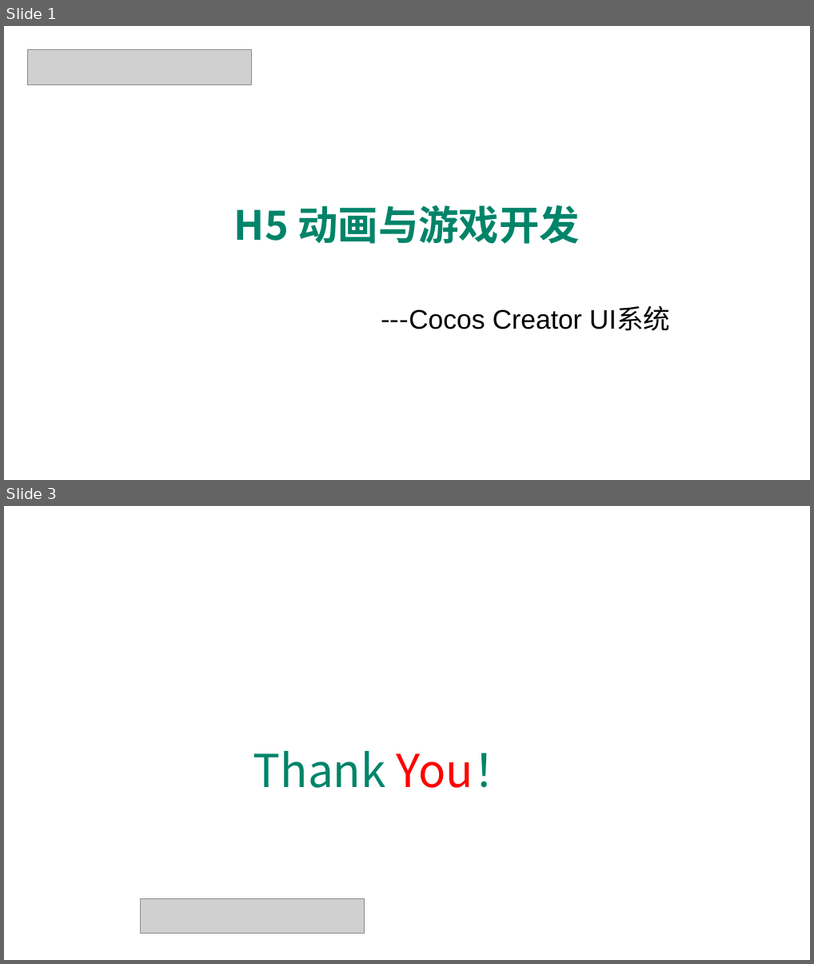
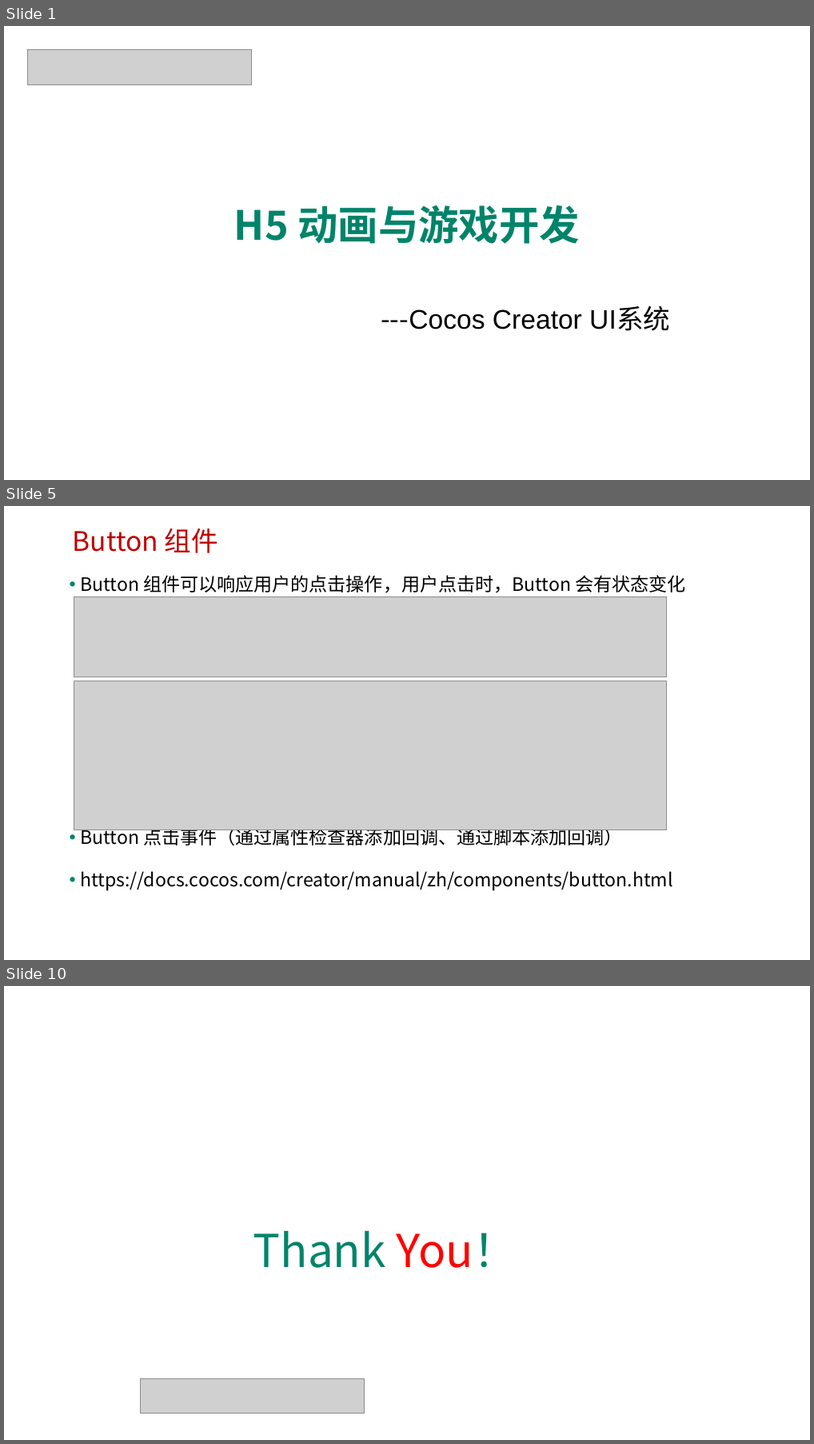
Before and after one commit to edu2act/course-H5-Animation-and-Game-Development, a slide deck: materials/slides/ch18.pptx. Shown one above the other, each under a label of ours: slides 1 and 3 before the commit, slides 1, 5 and 10 after it; the slides between them are not shown. The pictures are 814x964 and 814x1444 pixels, drawn with LibreOffice and Linux fonts; fonts in the diff are those of the drawing; grey boxes stand for pictures; background and template pictures are left out. Boxes give left, top, right and bottom in pixels: in the first picture for what was removed or moved away, otherwise in the second. Text is boxed around its words. In the diff, an @@ line names an element or a change of style, - is before the commit and + after.

```diff
--- a/materials/slides/ch18.pptx
+++ b/materials/slides/ch18.pptx
@@ slide 5 added at (x1=4, y1=506, x2=810, y2=960), background picture (left out) @@
@@ text added at (x1=73, y1=528, x2=218, y2=553), 32 pt, text #C00000 @@
+Button 组件
@@ text added at (x1=80, y1=575, x2=686, y2=891), 22 pt, text #000000 @@
+• Button 组件可以响应用户的点击操作，用户点击时，Button 会有状态变化
+• Button 点击事件（通过属性检查器添加回调、通过脚本添加回调）
+• https://docs.cocos.com/creator/manual/zh/components/button.html
@@ picture added at (x1=74, y1=596, x2=667, y2=676) @@
@@ picture added at (x1=74, y1=681, x2=667, y2=830) @@
@@ what was slide 3 is now slide 10 @@
```
Also in this commit, not shown: 1 slide changed, 6 other slides added, 32 other files.
